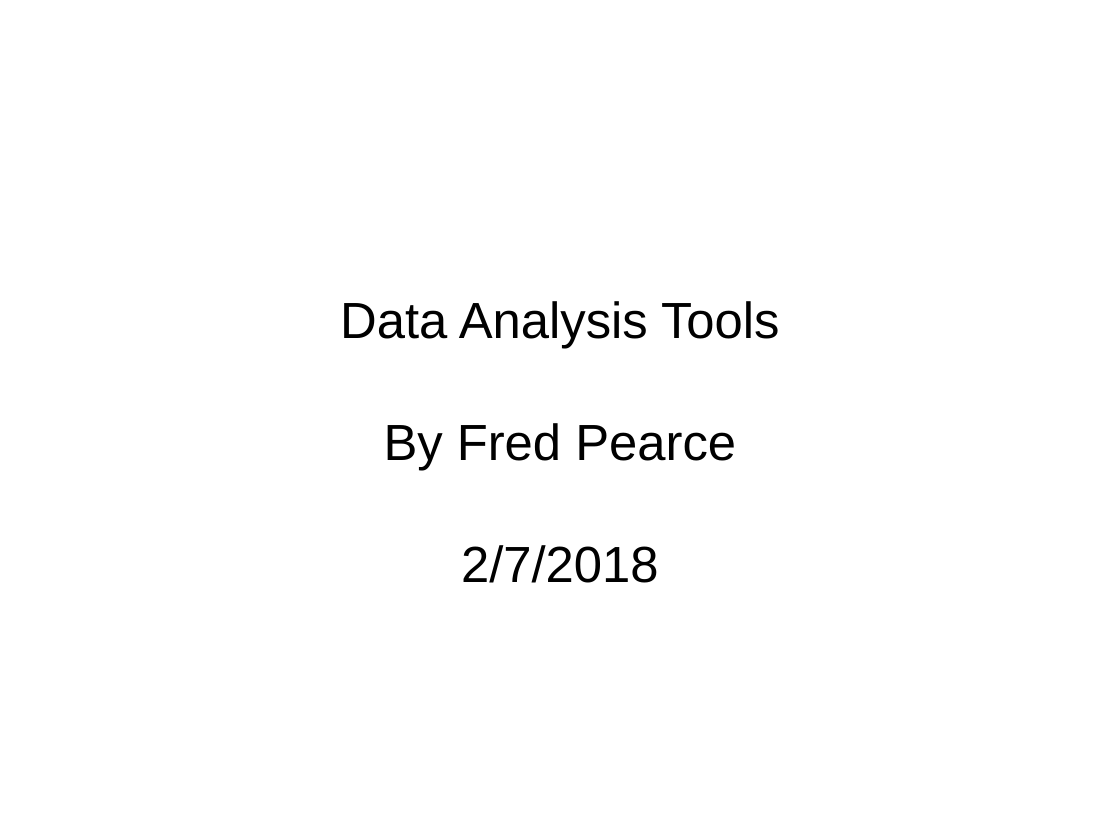
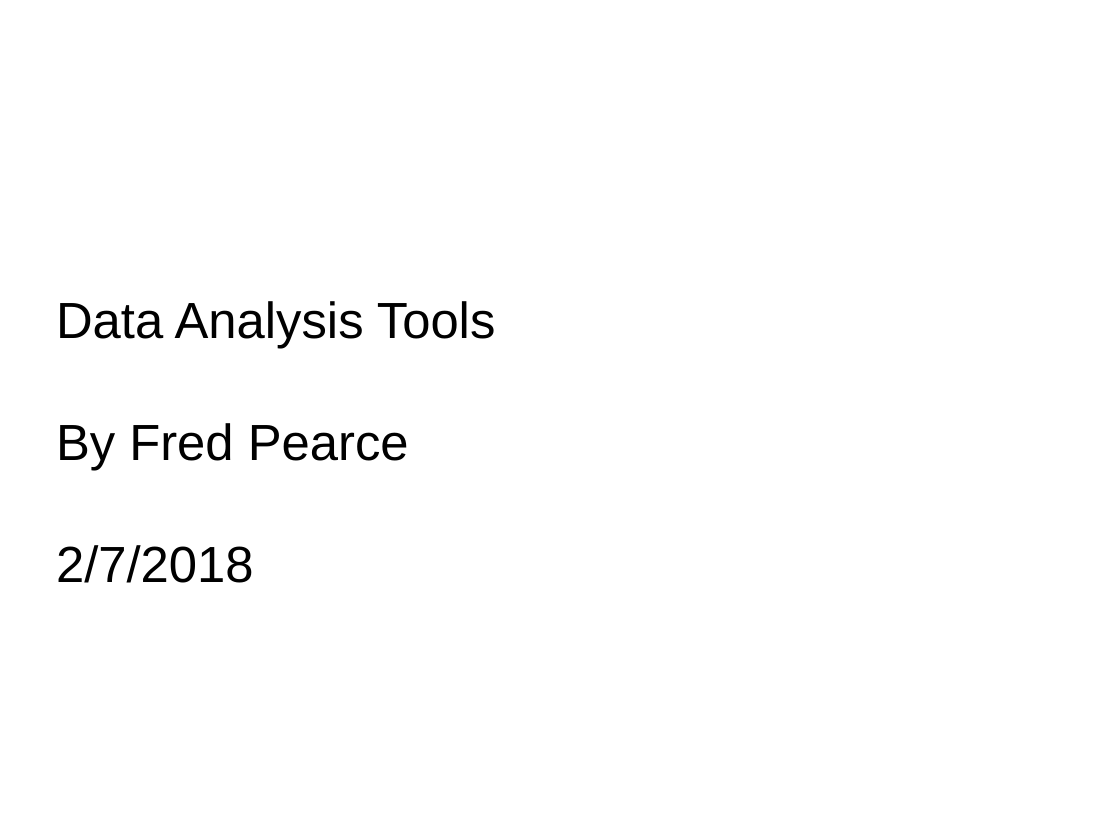
Before and after one commit to frederick-douglas-pearce/data-analysis-tools, a slide deck: slide 1 of Data_Analysis_Tools.odp. Drawn at 1120x840 pixels with LibreOffice and Linux fonts; fonts in the diff are those of the drawing. Boxes give left, top, right and bottom in pixels: in the first picture for what was removed or moved away, otherwise in the second. Text is boxed around its words. In the diff, an @@ line names an element or a change of style, - is before the commit and + after.

Commit message:
Updated to include other data analysis projects beyond Fourier

```diff
--- a/Data_Analysis_Tools.odp
+++ b/Data_Analysis_Tools.odp
@@ subtitle "Data Analysis Tools" at (x1=56, y1=301, x2=496, y2=583): alignment centre to left @@
```
Also in this commit, not shown: 4 other slides changed, 1 slide added, 4 other files.
